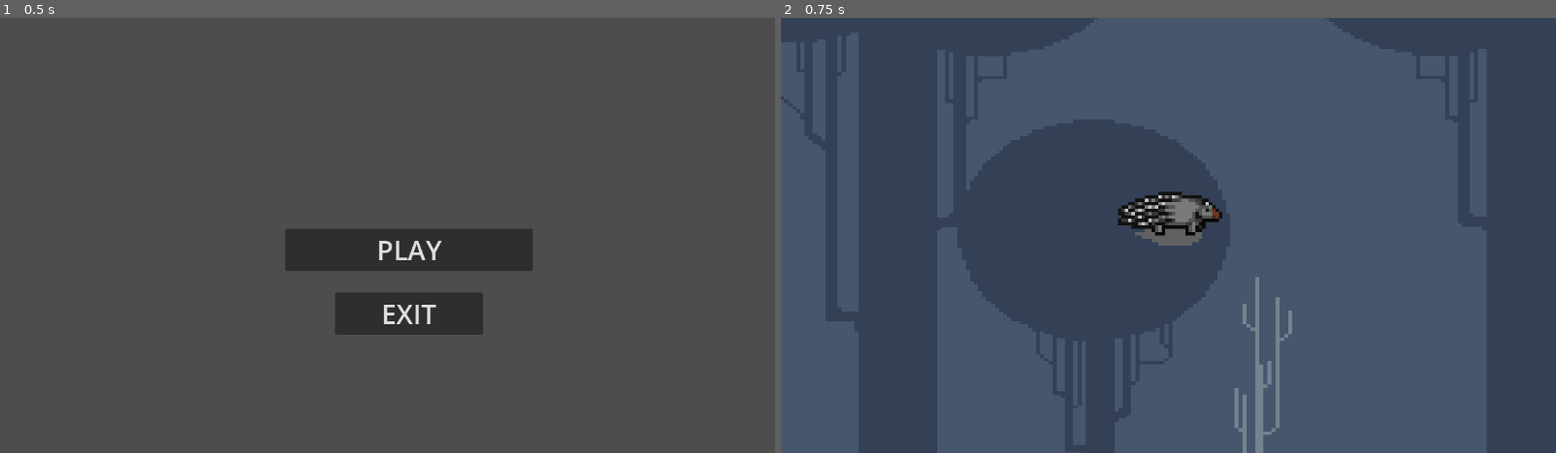
Above: before the commit, frames 1-2 (left to right).
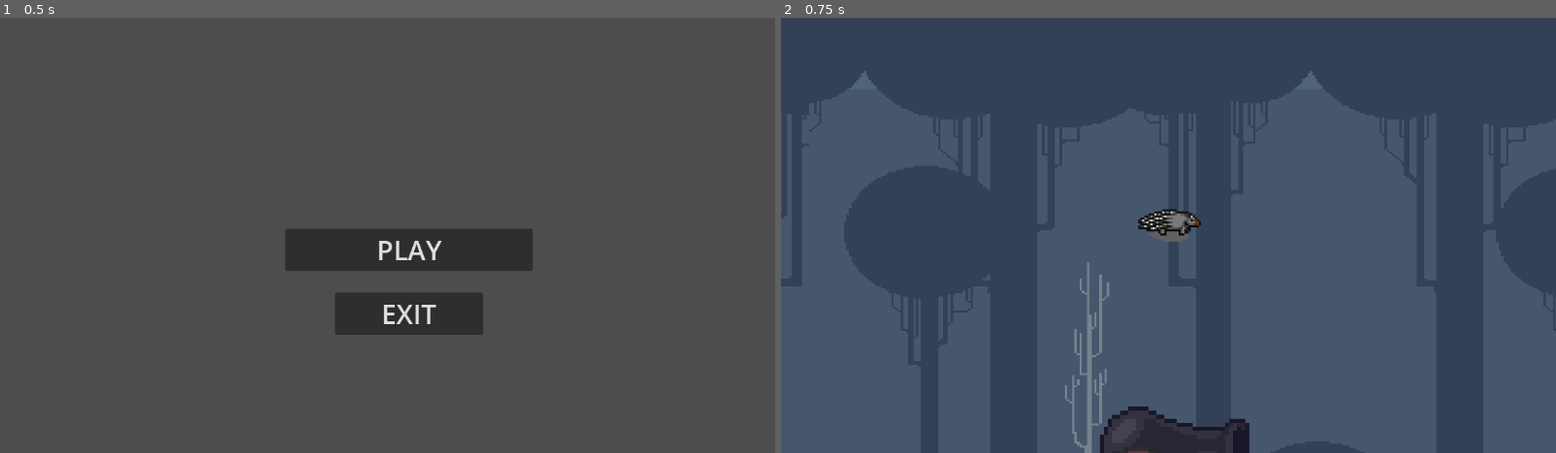
Above: after the commit, the same moments.

Repository: Pyraven-001/porcupine-ricochet
Game: Godot game, scene res://scenes/main_scene.tscn
The game is run twice, just before and just after one commit, with the same random seed, the same clock (stepped at 60 frames per second) and the same inputs.
Inputs:
- Up to frame 1 (0.5 s): no input
- Up to frame 2 (0.75 s): click "PLAY" at 0.5 s

Frame 1 is identical in both runs. In frame 2, 3.7% of the frame differs, in the area x 10-66%, y 12-100%.
Error after the commit: Parse Error: Identifier "is_on_air" not declared in the current scope. (res://scripts/player.gd:57)

Commit message:
fifth commit

Diff:
--- a/scenes/cannon.gd
+++ b/scenes/cannon.gd
@@ -4,5 +4,29 @@
 const SPEED = 300.0
 const JUMP_VELOCITY = -400.0
 
+var gravity: float = GameManager.get_gravity()
+
+var player_in_cannon: bool = false
+var player_body: Node2D
+
 func gravitize(delta: float):
-	pass
+	if !is_on_floor():
+		velocity.y += gravity * delta
+
+func _process(delta: float) -> void:
+	gravitize(delta)
+	set_player()
+
+
+func set_player() -> void:
+	if player_in_cannon:
+		player_body.in_cannon = true
+	else:
+		if player_body:
+			player_body.in_cannon = false
+
+
+func _on_body_body_entered(body:Node2D) -> void:
+	if body.is_in_group("player"):
+		player_in_cannon = true
+		player_body = body
--- a/scenes/cannon.tscn
+++ b/scenes/cannon.tscn
@@ -102,10 +102,17 @@
 position = Vector2(-15.5, -7.5)
 shape = SubResource("RectangleShape2D_0v3hv")
 
-[node name="Area2D" type="Area2D" parent="."]
+[node name="Body" type="Area2D" parent="."]
+visible = false
+collision_layer = 4
+collision_mask = 2
 
-[node name="CollisionShape2D" type="CollisionShape2D" parent="Area2D"]
-visible = false
+[node name="CollisionShape2D" type="CollisionShape2D" parent="Body"]
 position = Vector2(-5.5, -16.75)
 shape = SubResource("RectangleShape2D_nur1g")
 debug_color = Color(0.636783, 0.526471, 3.85046e-07, 0.42)
+
+[node name="Marker2D" type="Marker2D" parent="."]
+position = Vector2(9.5, -16.5)
+
+[connection signal="body_entered" from="Body" to="." method="_on_body_body_entered"]
--- a/scenes/game_scene.tscn
+++ b/scenes/game_scene.tscn
@@ -1190,7 +1190,7 @@
 tile_set = SubResource("TileSet_lilll")
 
 [node name="Porcupine" parent="." instance=ExtResource("1_xo2nx")]
-position = Vector2(405, 504)
+position = Vector2(180, 504)
 
 [node name="Camera2D" type="Camera2D" parent="Porcupine"]
-zoom = Vector2(5, 5)
+zoom = Vector2(3, 3)
--- a/scenes/player.tscn
+++ b/scenes/player.tscn
@@ -1,5 +1,6 @@
-[gd_scene load_steps=11 format=3 uid="uid://dnv2kp81d01k1"]
+[gd_scene load_steps=12 format=3 uid="uid://dnv2kp81d01k1"]
 
+[ext_resource type="Script" path="res://scripts/player.gd" id="1_8q5tj"]
 [ext_resource type="Texture2D" uid="uid://bq7fvh87rtasp" path="res://assets/images/Placeholders/Porcupine - sprite sheet.png" id="2_taihl"]
 [ext_resource type="Texture2D" uid="uid://d1rn3q60r3a2c" path="res://assets/images/Placeholders/Porcupine - sprite sheet niddles standing.png" id="3_wr8k6"]
 
@@ -62,13 +63,14 @@
 }]
 
 [sub_resource type="RectangleShape2D" id="RectangleShape2D_g1sjn"]
-size = Vector2(21, 9)
+size = Vector2(18, 9)
 
 [sub_resource type="RectangleShape2D" id="RectangleShape2D_2ay6y"]
-size = Vector2(30.5, 13)
+size = Vector2(20.5, 9)
 
 [node name="Player" type="CharacterBody2D" groups=["player"]]
 collision_layer = 2
+script = ExtResource("1_8q5tj")
 
 [node name="AnimatedSprite2D" type="AnimatedSprite2D" parent="."]
 position = Vector2(0, -10)
@@ -78,15 +80,14 @@
 frame_progress = 0.00248902
 
 [node name="CollisionShape2D" type="CollisionShape2D" parent="."]
-position = Vector2(1.5, -6.5)
+position = Vector2(1, -6.5)
 shape = SubResource("RectangleShape2D_g1sjn")
 
-[node name="Area2D" type="Area2D" parent="."]
-visible = false
+[node name="Hurbox" type="Area2D" parent="."]
 collision_layer = 2
 collision_mask = 4
 
-[node name="CollisionShape2D" type="CollisionShape2D" parent="Area2D"]
+[node name="CollisionShape2D" type="CollisionShape2D" parent="Hurbox"]
 position = Vector2(0.75, -6.5)
 shape = SubResource("RectangleShape2D_2ay6y")
 debug_color = Color(0.920363, 0.281131, 0, 0.42)
--- a/scripts/player.gd
+++ b/scripts/player.gd
@@ -12,12 +12,12 @@
 enum State { IDLE, FLY, FLY_NEEDLE, DEAD }
 var current_state: State = State.IDLE
 
-var is_flying = true#false
+var is_flying = false
 var in_cannon = false
 var in_needle_mode = false
 var is_dead = false
 
-var direction = Vector2(0,0)
+var direction = Vector2.ZERO
 
 # Function to shoot the porcupine from the cannon
 # direction: The direction in which the porcupine is shot
@@ -42,17 +42,22 @@
 	velocity.y += gravity * delta
 
 func handle_movement(delta: float) -> void:
-	gravitize(delta)
-	if !is_flying:
-		idle(delta)
+	if !in_cannon:
+		gravitize(delta)
 	else:
-		fly(delta)
+		if !is_flying:
+			idle(delta)
+		else:
+			fly(delta)
 
 func _ready():
 	current_state = State.IDLE
 
+func check_if_on_air() -> void:
+	is_on_air = !is_on_floor() and !is_on_ceiling()
+
 func _process(delta: float) -> void:
-	pass
+	check_if_on_air()
 
 # Physics process function to handle the porcupine's movement
 func _physics_process(delta: float) -> void:
